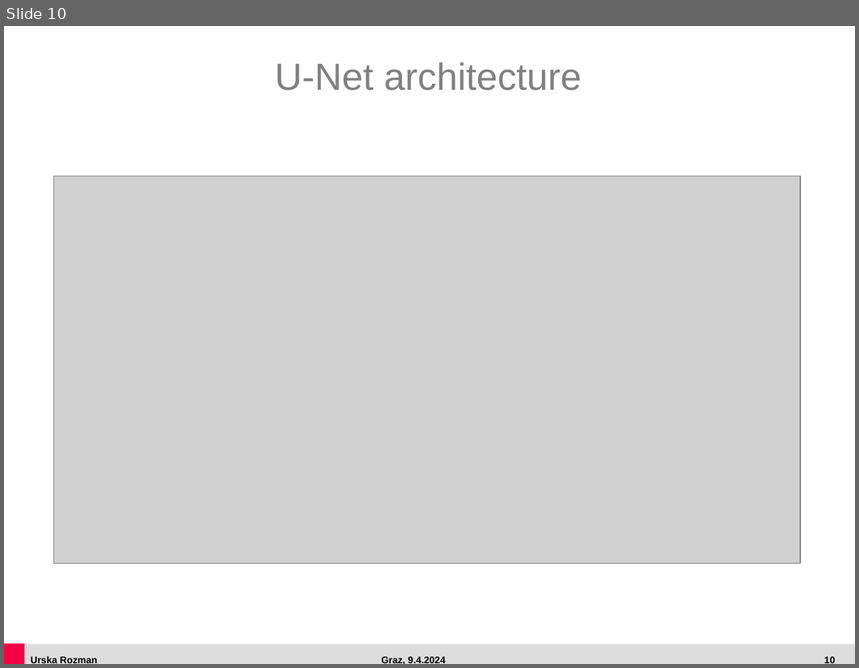
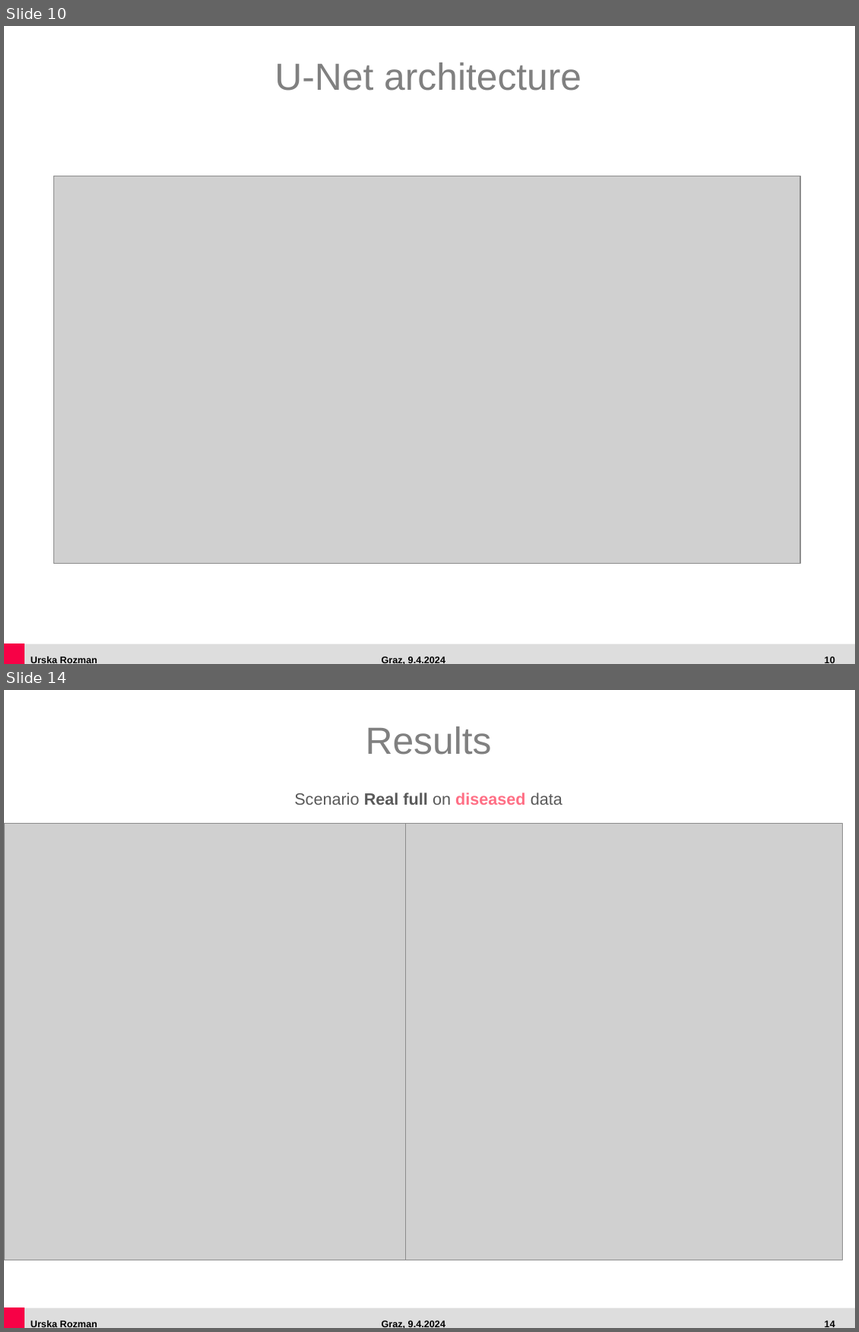
Before and after one commit to urozma/out-of-distribution-detection-ecg, a slide deck: BT_Urska_Rozman.pptx. Shown one above the other, each under a label of ours: slide 10 before the commit, slides 10 and 14 after it; the slides between them are not shown. The pictures are 859x668 and 859x1332 pixels, drawn with LibreOffice and Linux fonts; fonts in the diff are those of the drawing; grey boxes stand for pictures. Boxes give left, top, right and bottom in pixels: in the first picture for what was removed or moved away, otherwise in the second. Text is boxed around its words. In the diff, an @@ line names an element or a change of style, - is before the commit and + after.

```diff
--- a/BT_Urska_Rozman.pptx
+++ b/BT_Urska_Rozman.pptx
@@ slide 14 added at (4,690,855,1328), background #FFFFFF; not listed: 5 template elements that a slide beside it also shows @@
@@ title added at (366,726,492,755), 32 pt, text #808080 @@
+Results
@@ text added at (294,793,563,805), 24 pt, text #595959, bold @@
+Scenario Real full on diseased data
@@ picture added at (4,824,441,1260) @@
@@ picture added at (406,824,842,1260) @@
```
Also in this commit, not shown: 3 slides changed, 1 other slide added, 1 slide removed, 51 other files.
